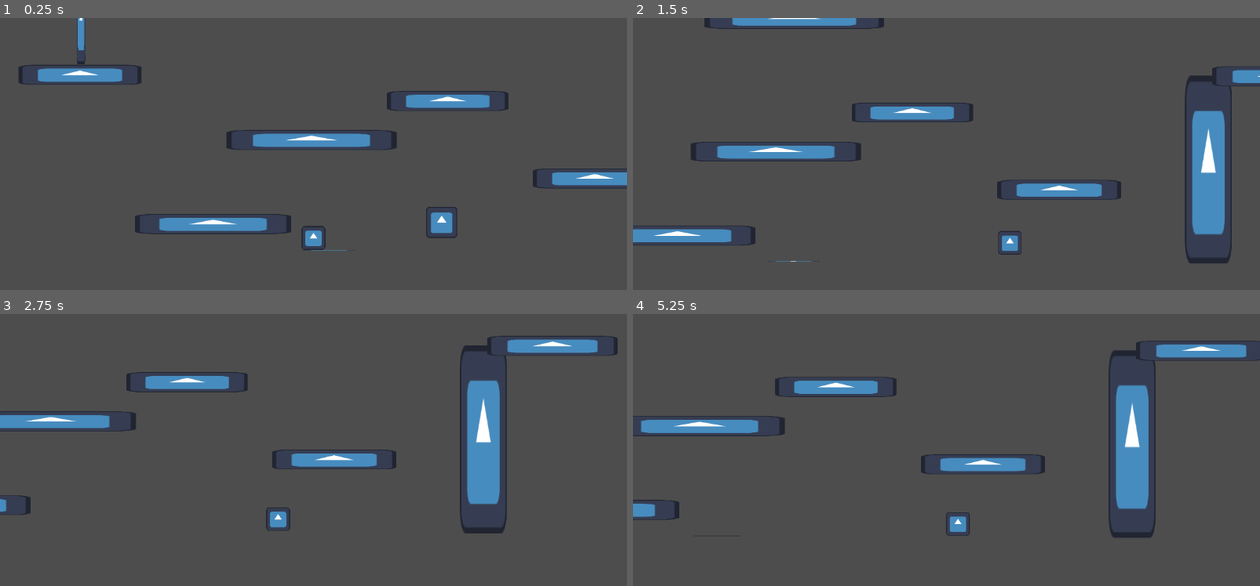
Above: before the commit, frames 1-4 (two rows, left to right).
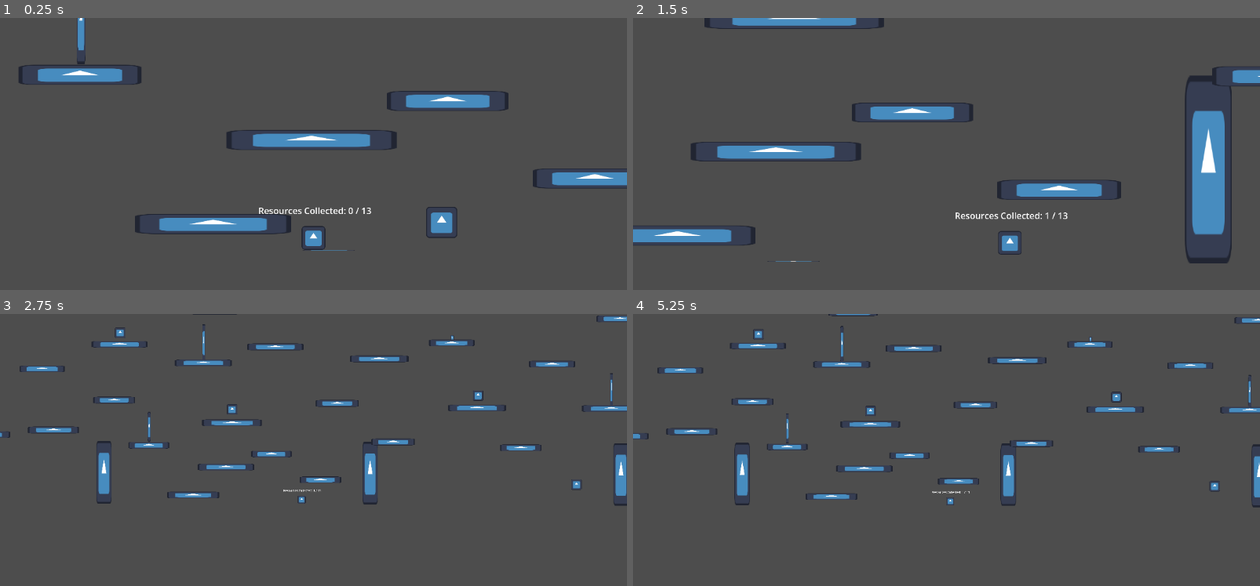
Above: after the commit, the same moments.

Repository: Atlus06/Planet-Trotter
Game: Godot game, scene res://Scenes/main.tscn
The game is run twice, just before and just after one commit, with the same random seed, the same clock (stepped at 60 frames per second) and the same inputs. The engine's default icon, where the game draws it, is replaced by a stand-in: a white triangle on a blue panel in a dark square.
Inputs (mouse positions are in pixels of both pictures, inside the frame that each line leads up to):
- Up to frame 1 (0.25 s): no input
- Up to frame 2 (1.5 s): tap Enter at 0.5 s; move the mouse to (1084, 175) at 0.52 s; hold Shift (cam_zoom, bound only after the commit) 0.53-1.28 s; hold D (move_right) from 0.53 s (still down); click (1084, 175) at 0.67 s; tap W (jump) at 0.77 s; move the mouse to (821, 211) at 1.27 s; tap Space (dash) at 1.35 s
- Up to frame 3 (2.75 s): tap W (jump) at 1.52 s; tap Shift (cam_zoom, bound only after the commit) at 1.55 s; move the mouse to (376, 411) at 2.02 s; release D (move_right) at 2.03 s; hold A (move_left) from 2.03 s (still down); hold Shift (cam_zoom, bound only after the commit) from 2.03 s (still down); tap Down (look_down) at 2.1 s
- Up to frame 4 (5.25 s): move the mouse to (915, 561) at 2.77 s; release A (move_left) at 2.78 s; release Shift (cam_zoom, bound only after the commit) at 2.78 s; hold D (move_right) 2.78-4.28 s; tap Left (look_left) at 2.85 s; click (915, 561) at 2.92 s; tap W (jump) at 3.02, 3.77, 4.52 s; tap Shift (cam_zoom, bound only after the commit) at 3.05, 4.55 s; move the mouse to (1134, 542) at 3.52 s; hold Shift (cam_zoom, bound only after the commit) 3.53-4.28 s; tap Right (look_right) at 3.6 s; move the mouse to (758, 436) at 4.27 s; hold A (move_left) 4.28-5.03 s; tap Up (look_up) at 4.35 s; move the mouse to (977, 490) at 5.02 s; hold D (move_right) from 5.03 s (still down); hold Shift (cam_zoom, bound only after the commit) from 5.03 s (still down); click (977, 490) at 5.17 s

The runs differ from the first frame. In frame 1, 0.2% of the frame differs, in the area x 41-60%, y 69-73%; in frame 2, 0.2%; in frame 3, 11%; in frame 4, 11%, in the area x 0-100%, y 0-83%.

Commit message:
more cam controls, resource counter

Diff:
--- a/Scenes/main.tscn
+++ b/Scenes/main.tscn
@@ -4,10 +4,14 @@
 [ext_resource type="PackedScene" uid="uid://cf61t4wy32qm4" path="res://Scenes/player.tscn" id="1_bo1nx"]
 [ext_resource type="PackedScene" uid="uid://hjl1eqc8msh5" path="res://Scenes/collectable_component.tscn" id="2_6bp64"]
 [ext_resource type="PackedScene" uid="uid://cr4mkpaurcyv0" path="res://Scenes/floor.tscn" id="2_8gbba"]
+[ext_resource type="Script" uid="uid://dpmqxbbv8elr0" path="res://Scenes/score_label.gd" id="3_344ge"]
 [ext_resource type="PackedScene" uid="uid://c1k0kbu1wwrm6" path="res://Scenes/wall.tscn" id="3_jjvhh"]
 [ext_resource type="PackedScene" uid="uid://d2ofgkmuhelmq" path="res://Scenes/platform.tscn" id="4_kry3j"]
 [ext_resource type="PackedScene" uid="uid://doi2h56o46e1t" path="res://Scenes/collectibles.tscn" id="5_kry3j"]
 
+[sub_resource type="LabelSettings" id="LabelSettings_344ge"]
+font_size = 48
+
 [node name="Main" type="Node2D" unique_id=1249252770]
 
 [node name="GameManager" type="Node" parent="." unique_id=952550901]
@@ -23,6 +27,15 @@
 position = Vector2(519, 566)
 scale = Vector2(0.45, 0.45)
 
+[node name="ScoreLabel" type="Label" parent="Player" unique_id=1430221783]
+offset_left = -300.0
+offset_top = -182.22223
+offset_right = 288.0
+offset_bottom = -115.22223
+text = "Resources Collected: 0 / 0"
+label_settings = SubResource("LabelSettings_344ge")
+script = ExtResource("3_344ge")
+
 [node name="Walls" type="Node" parent="." unique_id=226439937]
 
 [node name="Wall" parent="Walls" unique_id=1566282292 instance=ExtResource("3_jjvhh")]
--- /dev/null
+++ b/Scenes/score_label.gd
@@ -0,0 +1,17 @@
+extends Label
+
+var max_c = GameManager.max_resources
+var collected = GameManager.resources_collected
+
+
+# Called when the node enters the scene tree for the first time.
+func _ready() -> void:
+	GameManager.Collected_item.connect(update_score)
+	max_c = GameManager.max_resources
+	collected = GameManager.resources_collected
+	text = "Resources Collected: %d / %d" % [0,max_c]
+
+func update_score(amount: int) -> void:
+	collected = GameManager.resources_collected
+	#text = "Resources Collected: " + collected + " / " + max_c
+	text = "Resources Collected: %d / %d" % [collected, max_c]
--- a/Scripts/InputComponent.gd
+++ b/Scripts/InputComponent.gd
@@ -6,6 +6,7 @@
 var up_held := 0
 
 var camera_look = Vector2.ZERO
+var cam_zoom = false
 
 func update() -> void:
 	#character movement
@@ -17,3 +18,4 @@
 	#camera movement
 	camera_look.x = Input.get_axis("look_left","look_right")
 	camera_look.y = Input.get_axis("look_up","look_down")
+	cam_zoom = Input.is_action_pressed("cam_zoom")
--- a/Scripts/camera_component.gd
+++ b/Scripts/camera_component.gd
@@ -3,8 +3,10 @@
 @export var camera: Camera2D
 @export var cam_speed = 500.0
 @export var cam_max_look: int
+@export var cam_zoom := Vector2(0.25,0.25)
 
 var cam_direction := Vector2.ZERO
+var cam_want_zoom := false
 
 
 func update() -> void:
@@ -13,3 +15,8 @@
 
 	camera.position.y = clamp(0,0,cam_max_look)
 	camera.position.y += cam_direction.y * cam_speed
+
+	if cam_want_zoom == true:
+		camera.zoom = cam_zoom
+	elif cam_want_zoom == false:
+		camera.zoom = Vector2(0.75,0.75)
--- a/Scripts/game_manager.gd
+++ b/Scripts/game_manager.gd
@@ -6,8 +6,15 @@
 var resources_collected = 0
 
 func collected_resource(amount: int) -> void:
-	resources_collected = clamp(resources_collected + amount, 0, max_resources)
+	#resources_collected = clamp(resources_collected + amount, 0, max_resources)
+	resources_collected += amount
 	Collected_item.emit(resources_collected)
 	print("Resources Collected: %d / %d" % [resources_collected, max_resources])
 
-#add func to say leel cleared when all rescources collected
+
+
+#add func to say level cleared when all rescources collected
+
+
+func _process(delta: float) -> void:
+	pass
--- a/Scripts/player.gd
+++ b/Scripts/player.gd
@@ -23,4 +23,5 @@
 
 	#camera movement
 	camera_component.cam_direction = input_component.camera_look
+	camera_component.cam_want_zoom = input_component.cam_zoom
 	camera_component.update()
--- a/project.godot
+++ b/project.godot
@@ -69,6 +69,11 @@
 "events": [Object(InputEventKey,"resource_local_to_scene":false,"resource_name":"","device":-1,"window_id":0,"alt_press …(195 unchanged characters)…
 ]
 }
+cam_zoom={
+"deadzone": 0.2,
+"events": [Object(InputEventKey,"resource_local_to_scene":false,"resource_name":"","device":-1,"window_id":0,"alt_pressed":false,"shift_pressed":false,"ctrl_pressed":false,"meta_pressed":false,"pressed":false,"keycode":0,"physical_keycode":4194325,"key_label":0,"unicode":0,"location":0,"echo":false,"script":null)
+]
+}
 
 [physics]
 
Not shown, added: Scenes/score_label.gd.uid
Not shown, changed: export_presets.cfg
